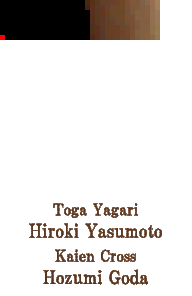
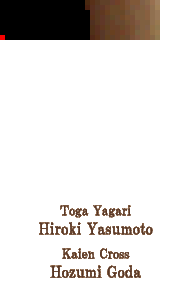
Layer changes from the first (192, 296) image to the second:
hid "Layer 3" over [29, 203, 162, 285]
showed "Toga Yagari Hiroki Yasumoto Kaien Cross Hozumi Goda", painted on it over [29, 203, 162, 285]
